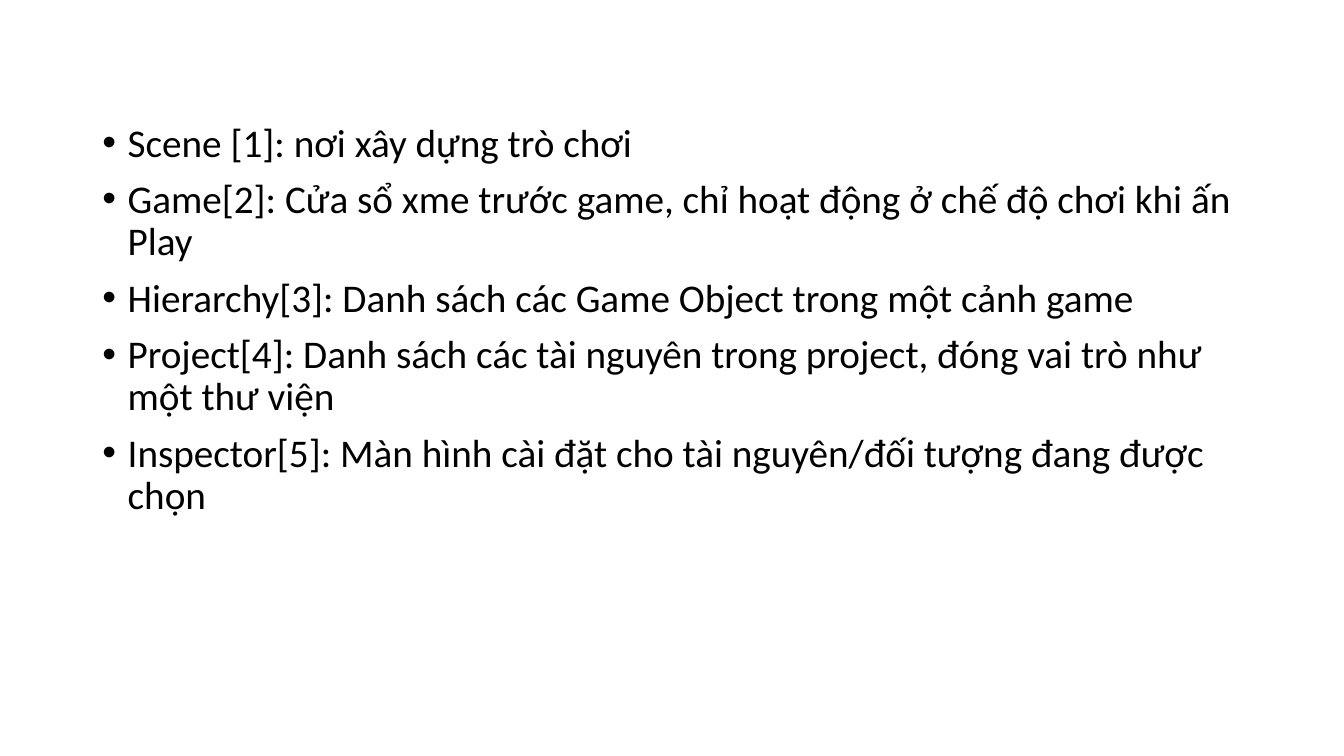
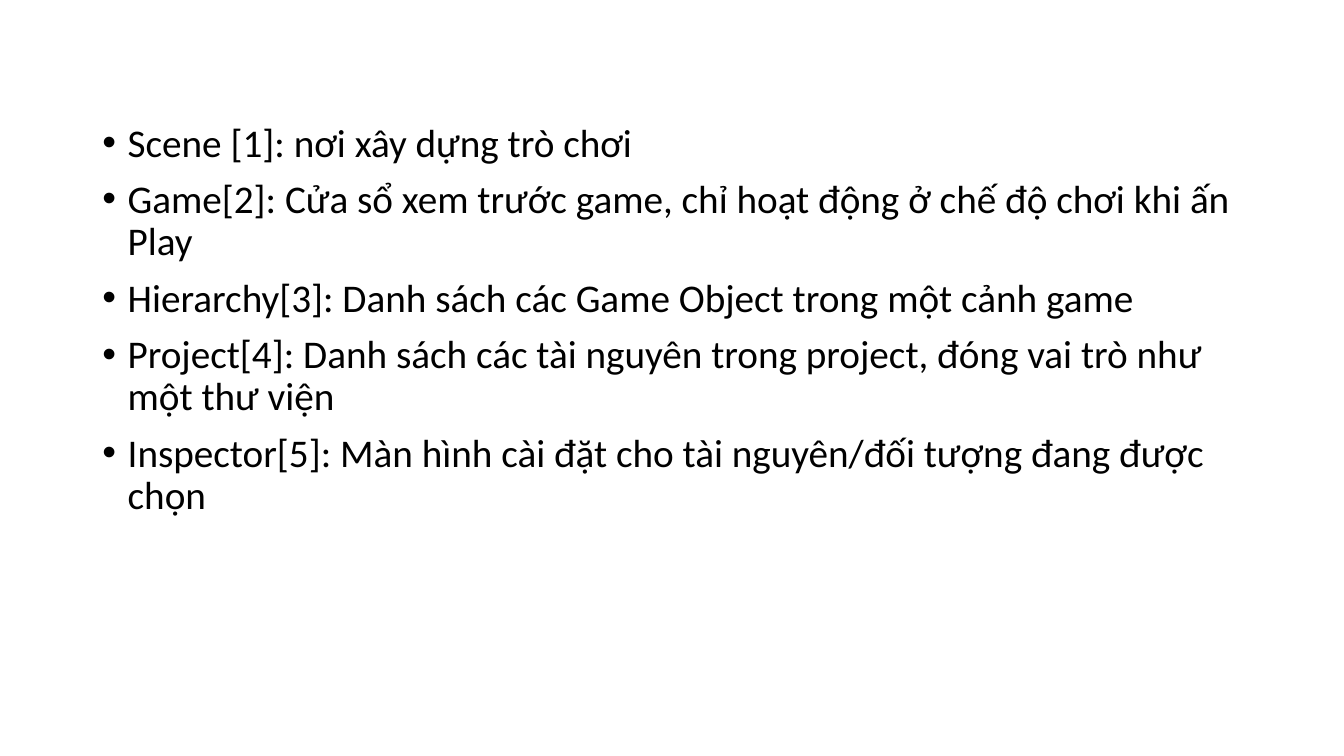
Before and after one commit to namhd1992/unity_vqmm, a slide deck: slide 11 of kết_quả_tìm_hiểu_Unity.pptx. Drawn at 1344x756 pixels with LibreOffice and Linux fonts; fonts in the diff are those of the drawing. Boxes give left, top, right and bottom in pixels: in the first picture for what was removed or moved away, otherwise in the second. Text is boxed around its words. In the diff, an @@ line names an element or a change of style, - is before the commit and + after.

```diff
--- a/kết_quả_tìm_hiểu_Unity.pptx
+++ b/kết_quả_tìm_hiểu_Unity.pptx
@@ text at [128, 182, 1229, 262]: text changed @@
-• Game[2]: Cửa sổ xme trước game, chỉ hoạt động ở chế độ chơi khi ấn Play
+• Game[2]: Cửa sổ xem trước game, chỉ hoạt động ở chế độ chơi khi ấn Play
```
Also in this commit, not shown: 2 other slides changed.
